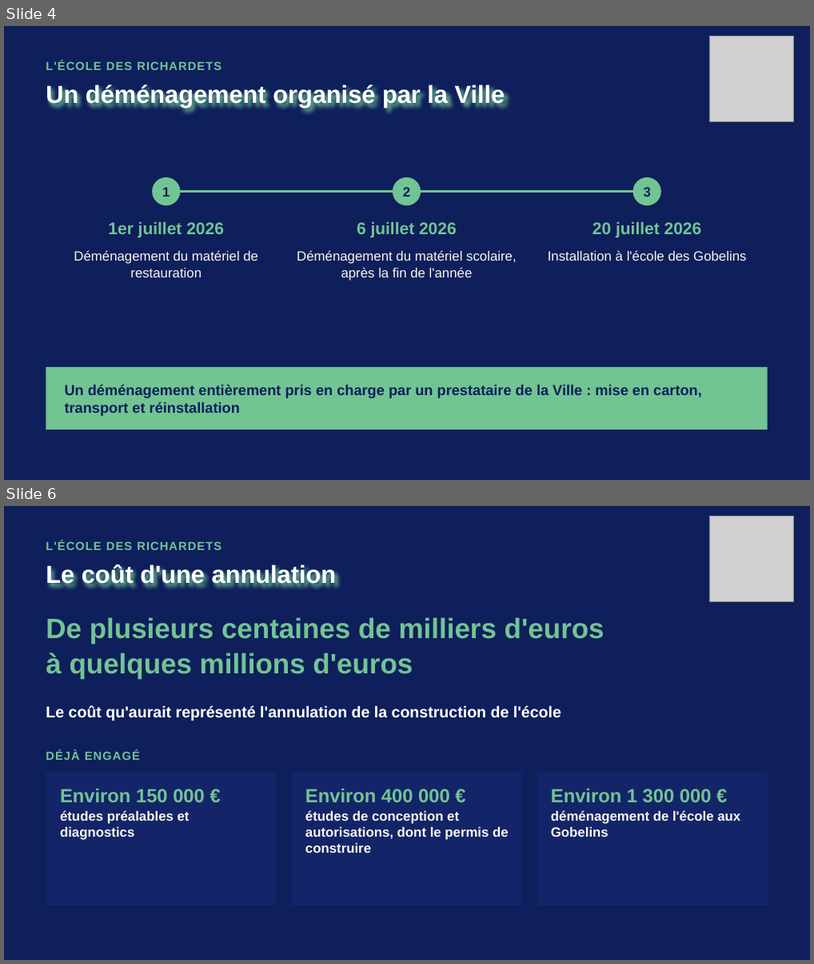
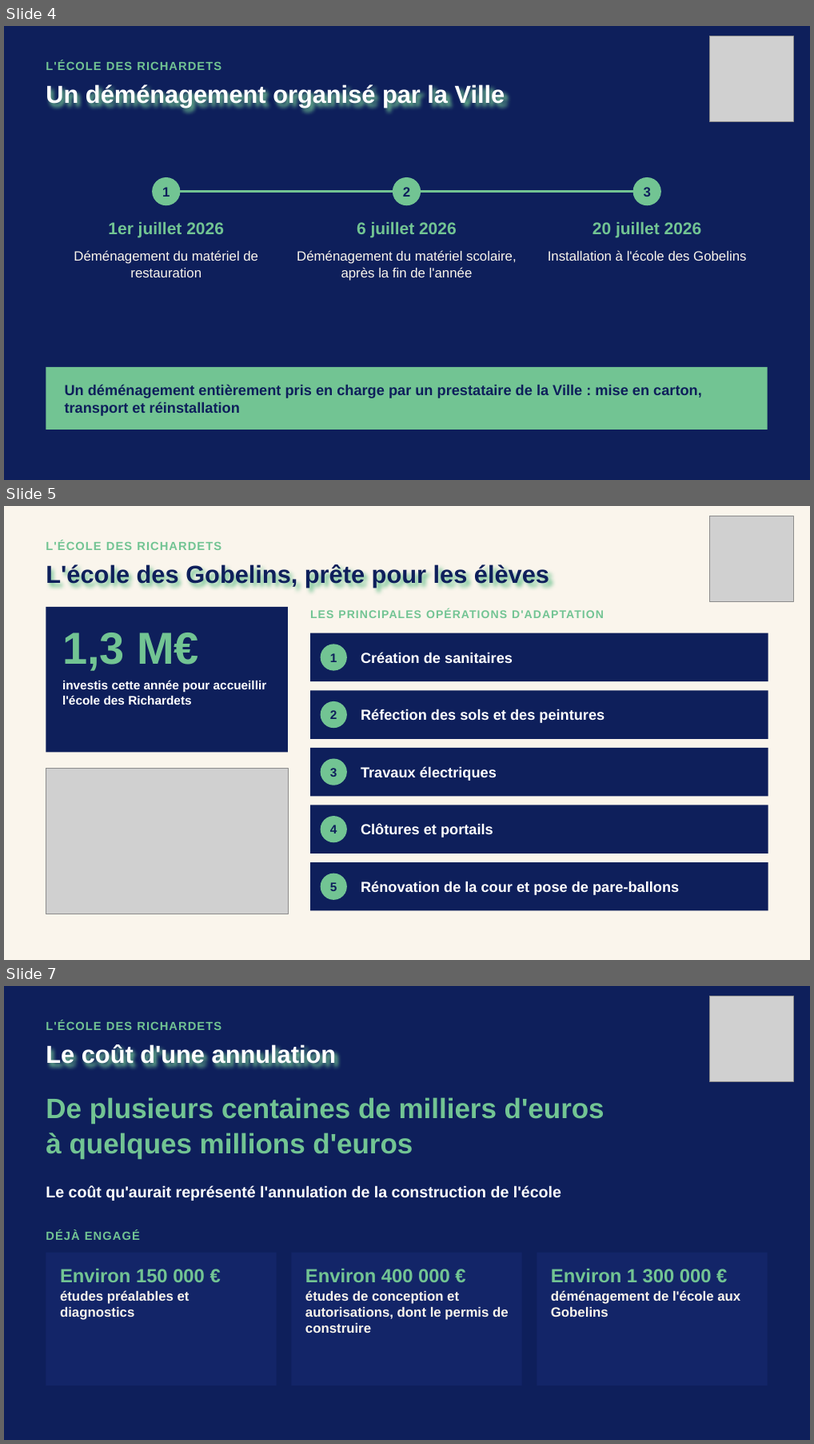
Before and after one commit to benjaminboussemart74-design/Operation_robespierre, a slide deck: reunion_richardets_2026-10-14/PPT_Richardets_V1.pptx. Shown one above the other, each under a label of ours: slides 4 and 6 before the commit, slides 4, 5 and 7 after it; the slides between them are not shown. The pictures are 814x964 and 814x1444 pixels, drawn with LibreOffice and Linux fonts; fonts in the diff are those of the drawing; grey boxes stand for pictures. Boxes give left, top, right and bottom in pixels: in the first picture for what was removed or moved away, otherwise in the second. Text is boxed around its words. In the diff, an @@ line names an element or a change of style, - is before the commit and + after.

```diff
--- a/reunion_richardets_2026-10-14/PPT_Richardets_V1.pptx
+++ b/reunion_richardets_2026-10-14/PPT_Richardets_V1.pptx
@@ slide 5 added at [4,506,810,960], background #FAF5EC @@
@@ picture added at [710,516,794,601] @@
@@ text added at [46,540,222,550], 21 pt, text #72C493, bold @@
+L'ÉCOLE DES RICHARDETS
@@ text added at [46,563,550,587], 44 pt, text #0E1F5B, bold @@
+L'école des Gobelins, prête pour les élèves
@@ rectangle added at [46,607,288,752], fill #0E1F5B @@
@@ text added at [310,608,604,618], 20 pt, text #72C493, bold @@
+LES PRINCIPALES OPÉRATIONS D'ADAPTATION
@@ text added at [62,632,199,671], 80 pt, text #72C493, bold @@
+1,3 M€
@@ rectangle added at [310,633,769,681], fill #0E1F5B @@
@@ ellipse added at [321,644,347,671], fill #72C493 @@
@@ text added at [330,653,338,662], 22 pt, text #0E1F5B, bold @@
+1
@@ text added at [361,652,513,663], 26 pt, text #FFFFFF, bold @@
+Création de sanitaires
@@ text added at [62,680,267,704], 22 pt, text #FFFFFF, bold @@
+investis cette année pour accueillir l'école des Richardets
@@ rectangle added at [310,690,769,739], fill #0E1F5B @@
@@ ellipse added at [321,701,347,728], fill #72C493 @@
@@ text added at [330,710,338,719], 22 pt, text #0E1F5B, bold @@
+2
@@ text added at [361,708,605,723], 26 pt, text #FFFFFF, bold @@
+Réfection des sols et des peintures
@@ picture added at [46,768,288,913] @@
@@ rectangle added at [310,748,769,796], fill #0E1F5B @@
@@ ellipse added at [321,759,347,785], fill #72C493 @@
@@ text added at [330,768,338,776], 22 pt, text #0E1F5B, bold @@
+3
@@ text added at [361,766,497,780], 26 pt, text #FFFFFF, bold @@
+Travaux électriques
@@ rectangle added at [310,804,769,853], fill #0E1F5B @@
@@ ellipse added at [321,816,347,842], fill #72C493 @@
@@ text added at [330,824,338,833], 22 pt, text #0E1F5B, bold @@
+4
@@ text added at [361,823,494,837], 26 pt, text #FFFFFF, bold @@
+Clôtures et portails
@@ rectangle added at [310,862,769,911], fill #0E1F5B @@
@@ ellipse added at [321,873,347,900], fill #72C493 @@
@@ text added at [330,882,338,891], 22 pt, text #0E1F5B, bold @@
+5
@@ text added at [361,880,679,895], 26 pt, text #FFFFFF, bold @@
+Rénovation de la cour et pose de pare-ballons
@@ what was slide 6 is now slide 7 @@
```
Also in this commit, not shown: 4 slides changed, 4 other files.
